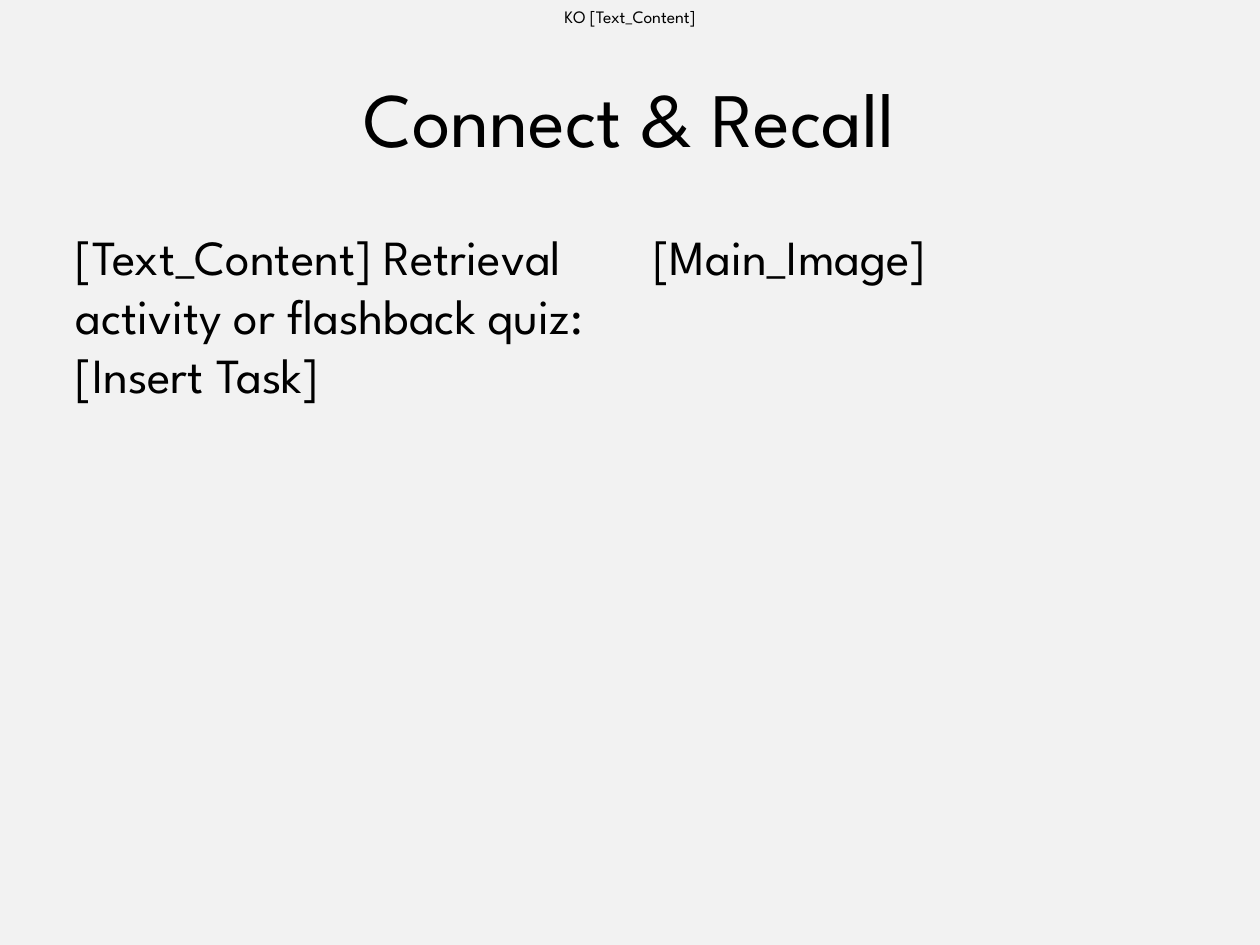
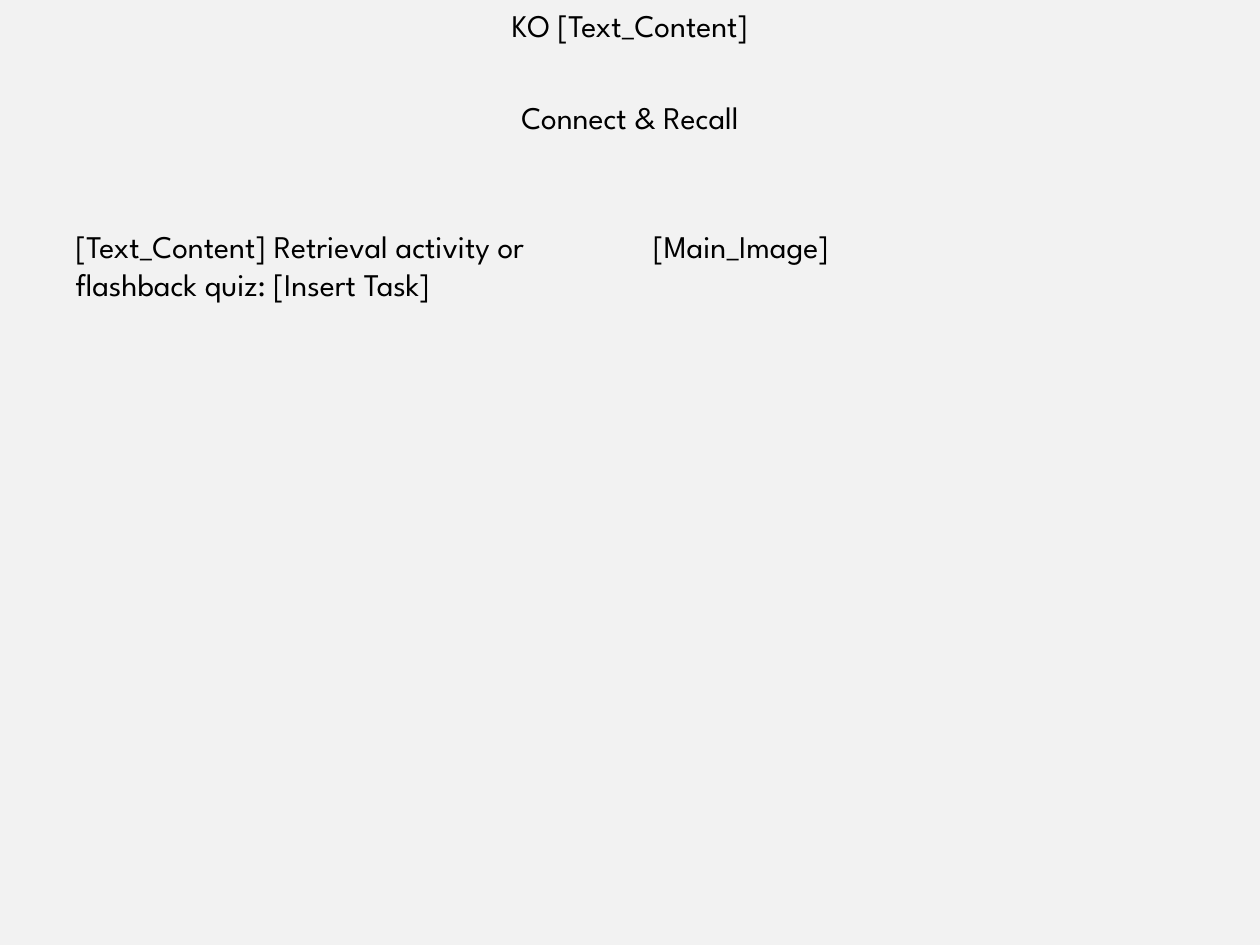
Before and after one commit to jconnolly84/garibaldi-lesson-uplifter, a slide deck: slide 5 of Lessonary_Template_Structure.pptx. Drawn at 1260x945 pixels with LibreOffice and Linux fonts; fonts in the diff are those of the drawing; background and template pictures are left out. Boxes give left, top, right and bottom in pixels: in the first picture for what was removed or moved away, otherwise in the second. Text is boxed around its words. In the diff, an @@ line names an element or a change of style, - is before the commit and + after.

```diff
--- a/Lessonary_Template_Structure.pptx
+++ b/Lessonary_Template_Structure.pptx
@@ text "KO [Text_Content]" at (x1=512, y1=15, x2=748, y2=44): size 10 to 18 pt @@
@@ title "Connect & Recall" at (x1=521, y1=107, x2=738, y2=130): size 44 to 18 pt @@
@@ text "[Text_Content] Retrieval activity or flashback ..." at (x1=76, y1=236, x2=525, y2=303): size 28 to 18 pt; less space between paragraphs @@
@@ text "[Main_Image]" at (x1=653, y1=236, x2=829, y2=265): size 28 to 18 pt; less space between paragraphs @@
```
Also in this commit, not shown: 10 other slides changed.
